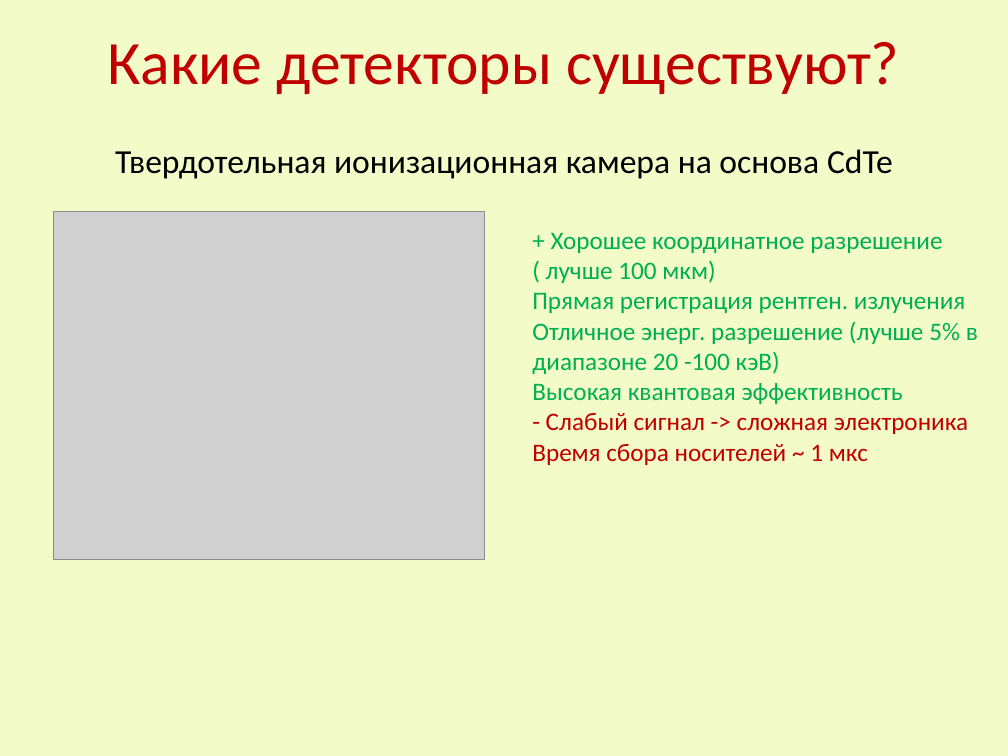
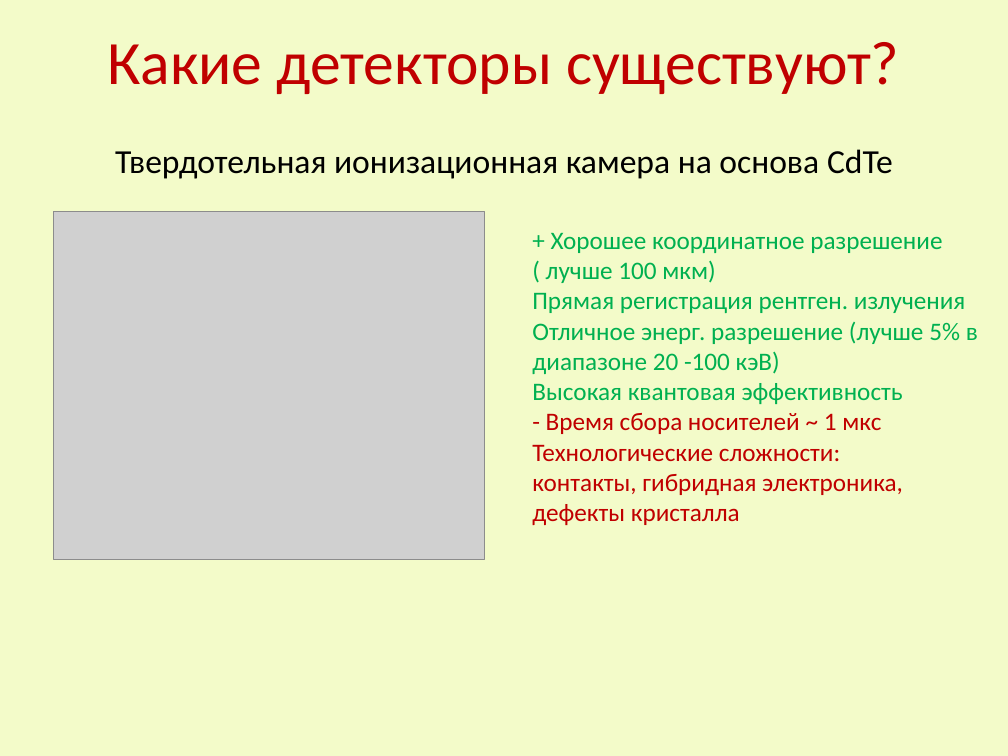
Before and after one commit to Vlad-ole/Presentations, a slide deck: slide 6 of March_2015/Oleynikov_.pptx. Drawn at 1008x756 pixels with LibreOffice and Linux fonts; fonts in the diff are those of the drawing; grey boxes stand for pictures. Boxes give left, top, right and bottom in pixels: in the first picture for what was removed or moved away, otherwise in the second. Text is boxed around its words. In the diff, an @@ line names an element or a change of style, - is before the commit and + after.

```diff
--- a/March_2015/Oleynikov_.pptx
+++ b/March_2015/Oleynikov_.pptx
@@ text at [532, 292, 978, 525]: text changed @@
-Прямая регистрация рентген. излучения
-Отличное энерг. разрешение (лучше 5% в диапазоне 20 -100 кэВ)
-Высокая квантовая эффективность
-- Слабый сигнал -> сложная электроника
-Время сбора носителей ~ 1 мкс
+Прямая регистрация рентген. излучения
+Отличное энерг. разрешение (лучше 5% в диапазоне 20 -100 кэВ)
+Высокая квантовая эффективность
+- Время сбора носителей ~ 1 мкс
+Технологические сложности:
+контакты, гибридная электроника, дефекты кристалла
```
Also in this commit, not shown: 4 other slides changed.
